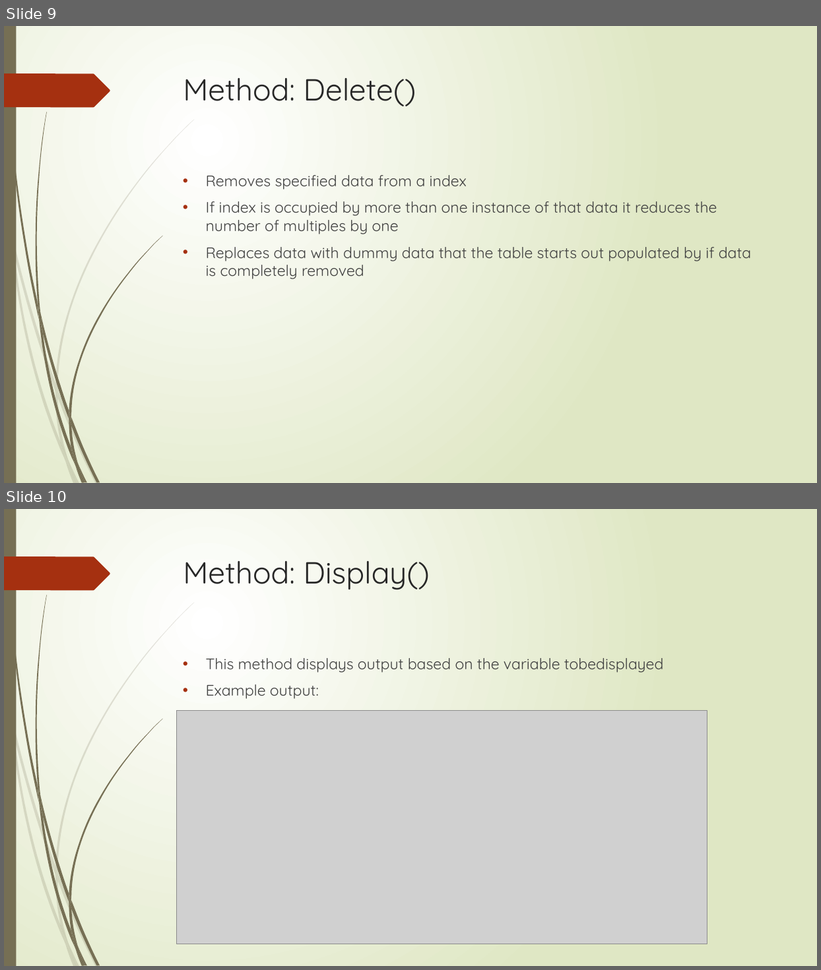
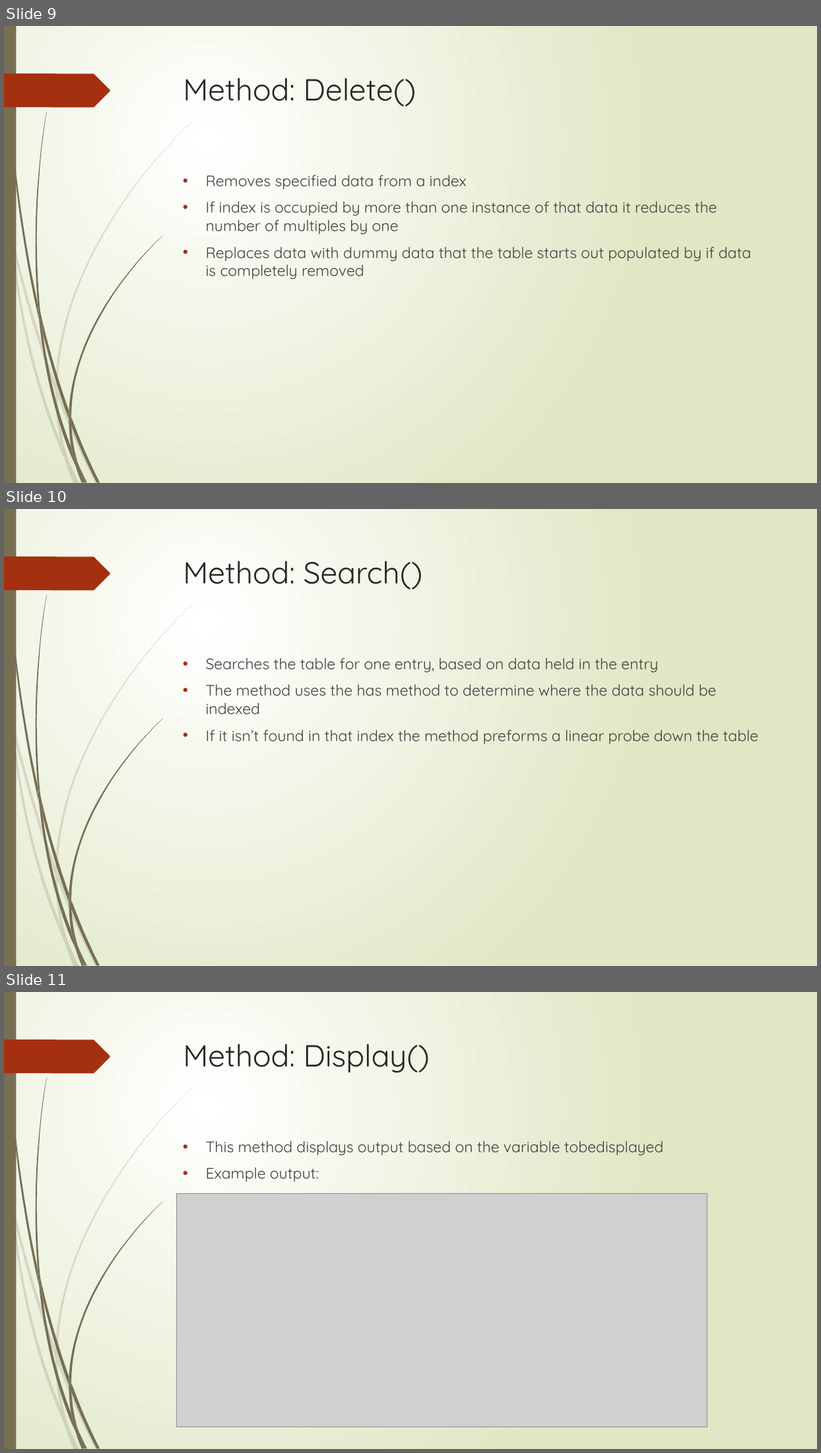
Before and after one commit to employedtitan/comp401, a slide deck: Project 1/Robin Hood Hashing.pptx. Shown one above the other, each under a label of ours: slides 9 and 10 before the commit, slides 9, 10 and 11 after it. The pictures are 821x970 and 821x1453 pixels, drawn with LibreOffice and Linux fonts; fonts in the diff are those of the drawing; grey boxes stand for pictures. Boxes give left, top, right and bottom in pixels: in the first picture for what was removed or moved away, otherwise in the second. Text is boxed around its words. In the diff, an @@ line names an element or a change of style, - is before the commit and + after.

Commit message:
finished code for table
time for debugging

```diff
--- a/Project 1/Robin Hood Hashing.pptx
+++ b/Project 1/Robin Hood Hashing.pptx
@@ slide 10 added at [4, 509, 817, 966], background gradient #FFFFFF to #DFE8C4; not listed: 24 template elements that a slide beside it also shows @@
@@ title added at [183, 561, 423, 590], 36 pt, text #262626 @@
+Method: Search()
@@ text added at [206, 658, 759, 745], 18 pt, text #404040 @@
+• Searches the table for one entry, based on data held in the entry
+• The method uses the has method to determine where the data should be indexed
+• If it isn’t found in that index the method preforms a linear probe down the table
@@ what was slide 10 is now slide 11 @@
```
Also in this commit, not shown: 1 slide changed, 11 other files.
